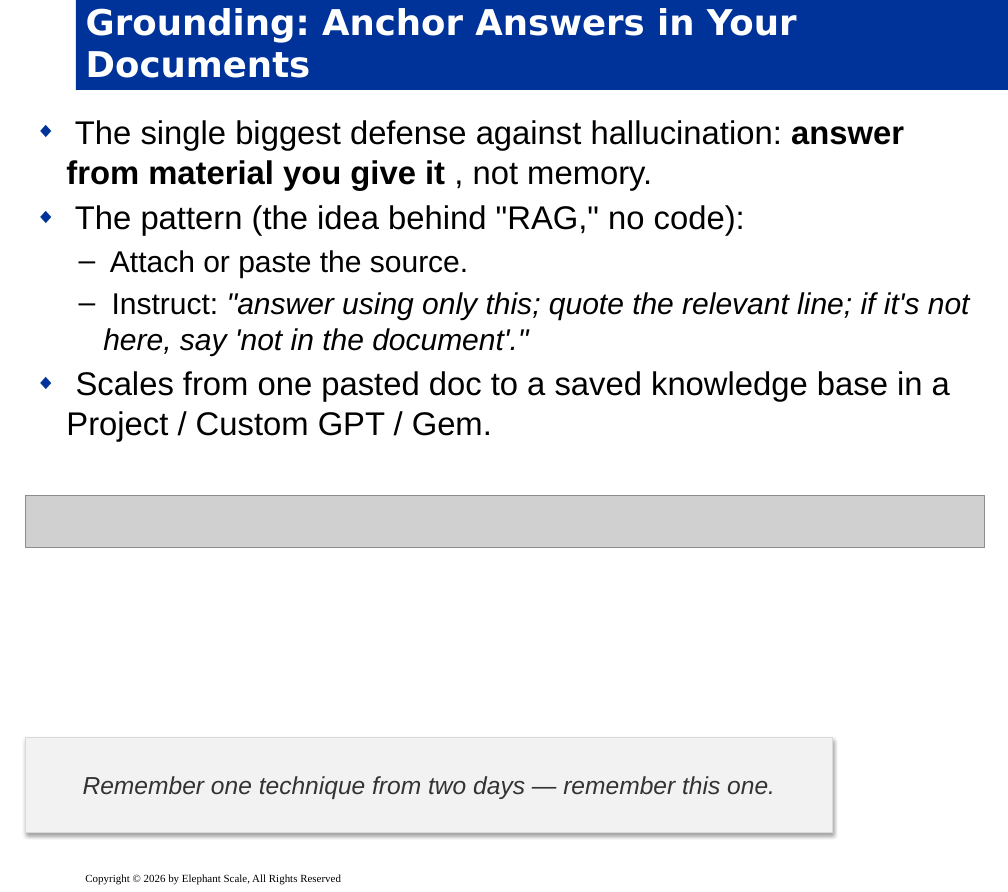
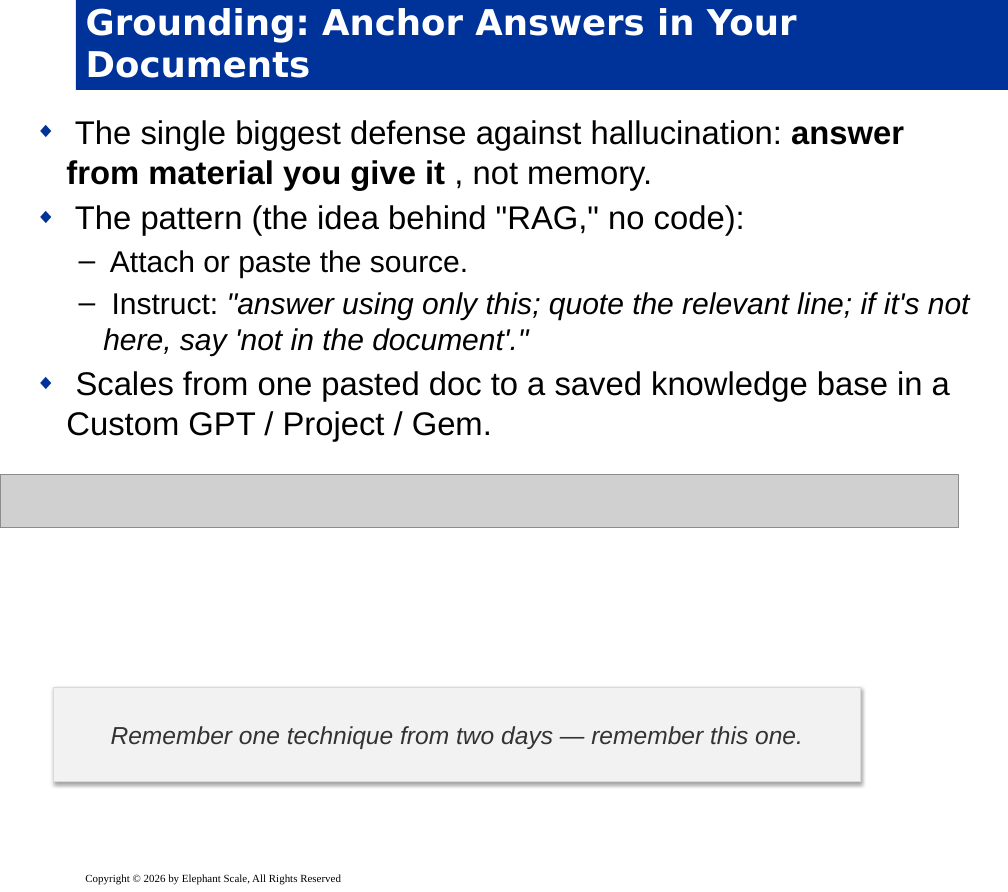
Before and after one commit to elephantscale/Prompt_Engineering_for_Business_Professionals, a slide deck: slide 6 of slides/release/04-advanced-techniques.pptx. Drawn at 1008x892 pixels with LibreOffice and Linux fonts; fonts in the diff are those of the drawing; grey boxes stand for pictures; background and template pictures are left out. Boxes give left, top, right and bottom in pixels: in the first picture for what was removed or moved away, otherwise in the second. Text is boxed around its words. In the diff, an @@ line names an element or a change of style, - is before the commit and + after.

```diff
--- a/slides/release/04-advanced-techniques.pptx
+++ b/slides/release/04-advanced-techniques.pptx
@@ text at (x1=66, y1=371, x2=950, y2=441): text changed @@
-◆ Scales from one pasted doc to a saved knowledge base in a Project / Custom GPT / Gem.
+◆ Scales from one pasted doc to a saved knowledge base in a Custom GPT / Project / Gem.
@@ picture moved from (x1=26, y1=496, x2=984, y2=549) to (x1=0, y1=475, x2=959, y2=528) @@
@@ rectangle "Remember one technique from two ..." moved from (x1=26, y1=739, x2=833, y2=833) to (x1=53, y1=687, x2=860, y2=782) @@
```
Also in this commit, not shown: 7 other slides changed.
